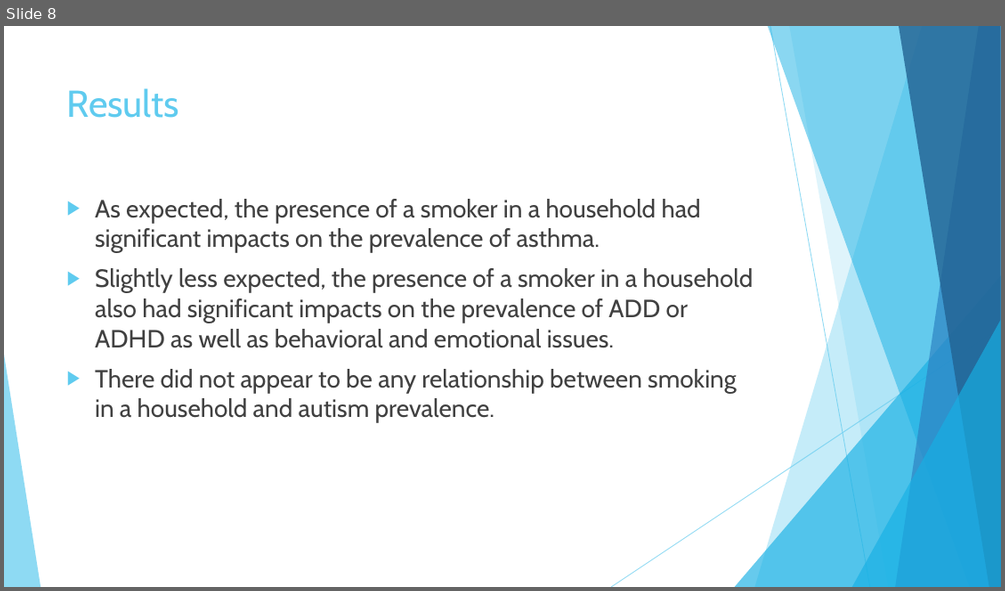
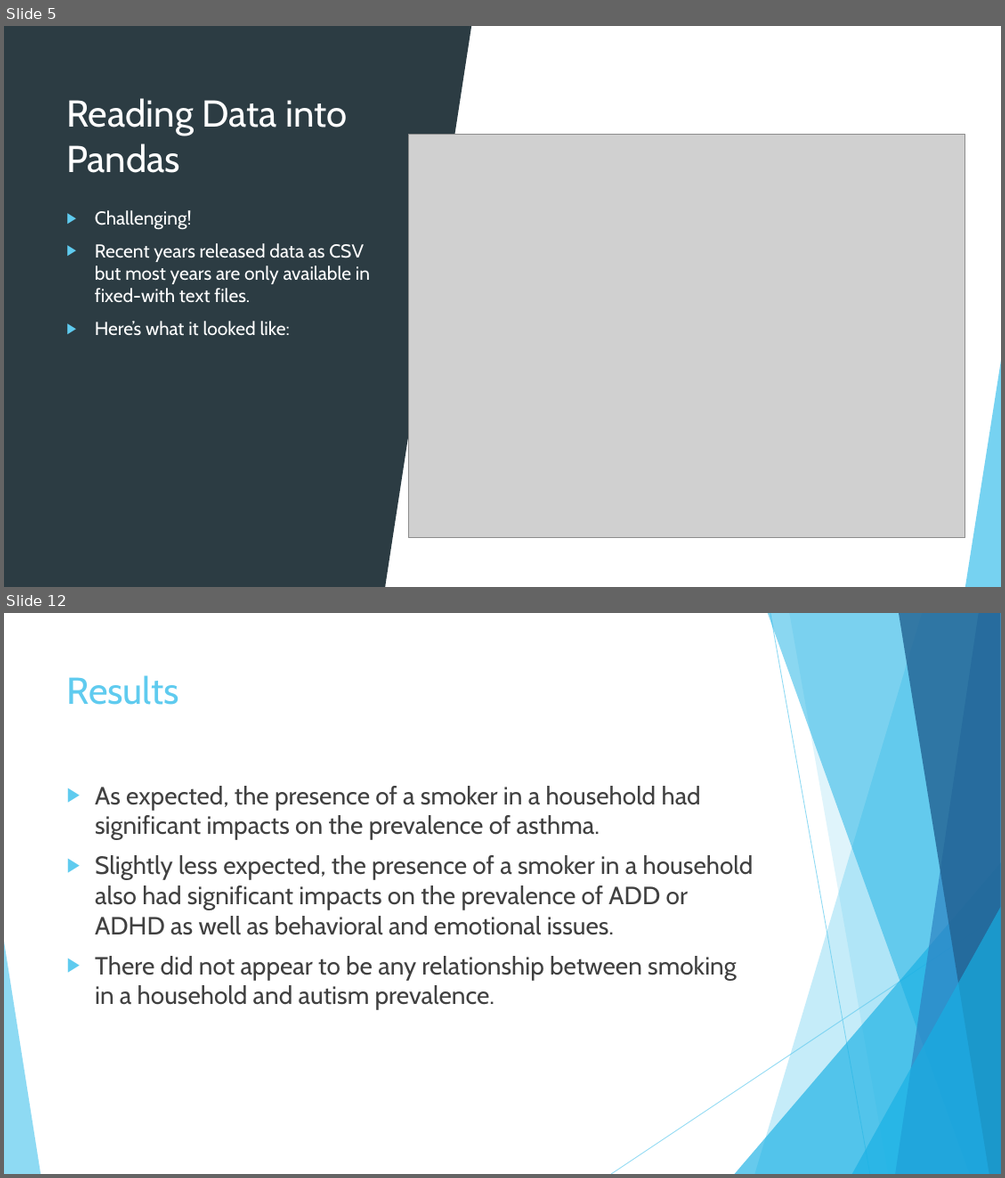
Before and after one commit to kmorehead33/healthcare_project, a slide deck: Presentation.pptx. Shown one above the other, each under a label of ours: slide 8 before the commit, slides 5 and 12 after it; the slides between them are not shown. The pictures are 1005x591 and 1005x1178 pixels, drawn with LibreOffice and Linux fonts; fonts in the diff are those of the drawing; grey boxes stand for pictures. Boxes give left, top, right and bottom in pixels: in the first picture for what was removed or moved away, otherwise in the second. Text is boxed around its words. In the diff, an @@ line names an element or a change of style, - is before the commit and + after.

Commit message:
Added slides to demonstrate how we obtained and read data in

```diff
--- a/Presentation.pptx
+++ b/Presentation.pptx
@@ slide 5 added at (x1=4, y1=26, x2=1001, y2=587), background #FFFFFF; not listed: 10 template elements that a slide beside it also shows @@
@@ rectangle added at (x1=4, y1=26, x2=1001, y2=587), fill #FFFFFF @@
@@ rectangle added at (x1=4, y1=26, x2=386, y2=587), fill #2C3C43 @@
@@ triangle added at (x1=386, y1=26, x2=472, y2=587), fill #2C3C43 @@
@@ title added at (x1=66, y1=98, x2=347, y2=173), 36 pt, text #FFFFFF @@
+Reading Data into Pandas
@@ picture added at (x1=409, y1=135, x2=965, y2=539) @@
@@ text added at (x1=95, y1=210, x2=370, y2=336), 18 pt, text #FFFFFF @@
+▶ Challenging!
+▶ Recent years released data as CSV but most years are only available in fixed-with text files.
+▶ Here’s what it looked like:
@@ triangle added at (x1=966, y1=354, x2=1001, y2=587), fill #5FCBEF at 85% opacity @@
@@ what was slide 8 is now slide 12 @@
```
Also in this commit, not shown: 4 slides changed, 3 other slides added.
